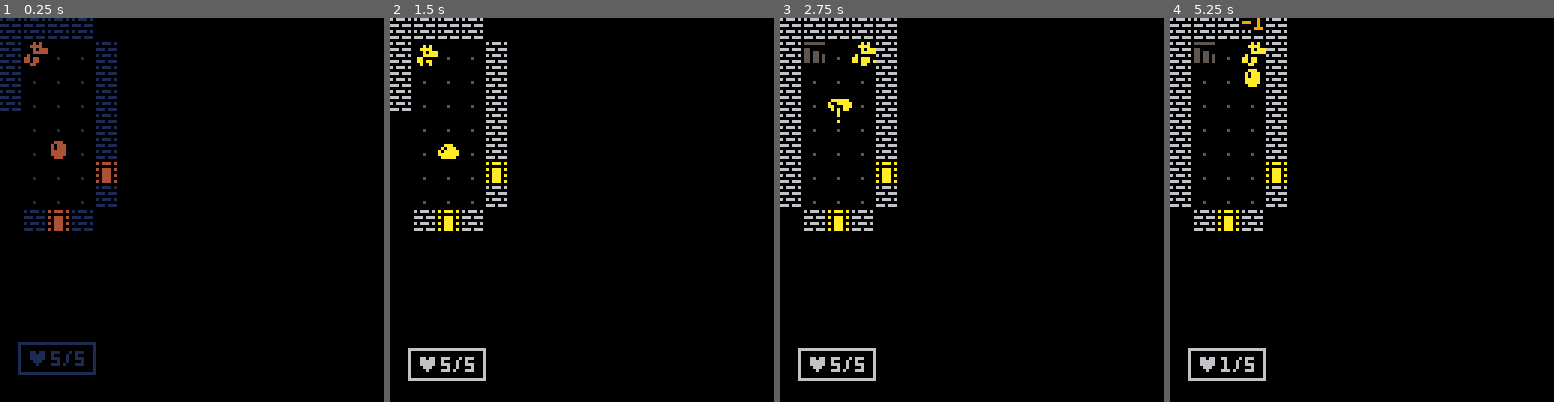
Above: before the commit, frames 1-4 (left to right).
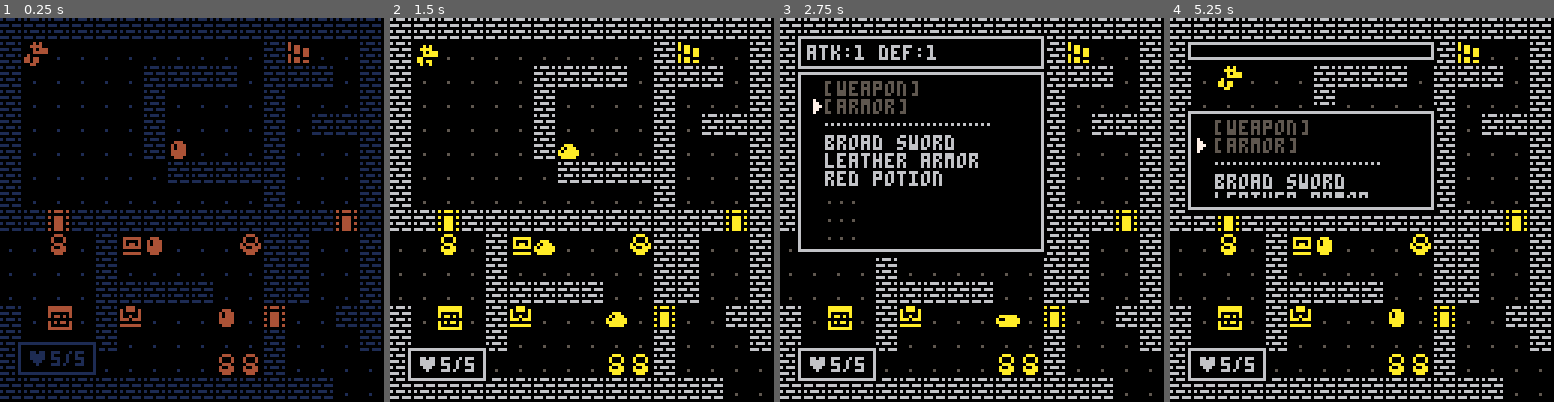
Above: after the commit, the same moments.

Repository: gabriel-jm/pico8-games
Game: PICO-8 cartridge porklike.p8
Same seed, same stepped clock (60 frames per second), same inputs: the game is played once before the commit and once after it.
Inputs:
- Up to frame 1 (0.25 s): no input
- Up to frame 2 (1.5 s): tap X (X key) at 0.33, 1.07 s; tap O (Z key) at 0.7 s
- Up to frame 3 (2.75 s): hold Right 1.6-2.1 s; tap O (Z key) at 1.7, 2.1, 2.5 s; tap X (X key) at 1.85 s; hold Up 2.15-2.42 s; hold Right from 2.47 s (still down)
- Up to frame 4 (5.25 s): tap O (Z key) every 0.4 s from 2.9 to 4.9 s; tap X (X key) at 2.97, 4.08, 5.2 s; release Right at 3.03 s; hold Left 3.08-3.58 s; hold Down 3.63-3.97 s; hold Right 4.02-4.68 s; hold Up 4.73-5.03 s; hold Left from 5.08 s (still down)

The runs differ from the first frame. In frame 1, 17% of the frame differs, in the area x 0-100%, y 0-100%; in frame 2, 17%; in frame 3, 19%; in frame 4, 19%.

Commit message:
porklike - lesson 21

Diff:
--- a/porklike.p8
+++ b/porklike.p8
@@ -16,6 +16,9 @@
 	mob_sprs=split"240,192"
 	mob_atk=split"1,1"
 	mob_hp=split"5,2"
+	mob_los=split"4,4"
+
+	item_name=split"broad sword,leather armor,red potion"
 
 	frames=0
 
@@ -40,19 +43,31 @@
 
 	btn_buffer=-1
 
+	--[[
+		inventory and equipments
+		inv size = 1 to 6
+	 eqp[1] = weapon
+	 eqp[2] = armor
+	]]
+	inv,eqp={},{}
+
 	-- monsters lists
 	mobs={}
 	dead_mobs={}
 
 	-- player
 	plyr=add_mob(1,1,1)
-	plyr_timer=0
-
-	add_mob(2,2,5)
-	add_mob(2,6,8)
-	add_mob(2,7,12)
-
-	window_list={}
+	anim_timer=0
+
+	add_mob(2,7,5)
+	add_mob(2,6,9)
+	add_mob(2,9,12)
+
+	take_item(1)
+	take_item(2)
+	take_item(3)
+
+	windows={}
 	talk_window=nil
 	hp_box=add_window(
 		5,5,28,13,{"♥5/5"}
@@ -62,7 +77,7 @@
 	floaters={}
 
 	-- fog map
-	fog=blank_map(1)
+	fog=blank_map()
 
 	_upd=update_game
 	_drw=draw_game
@@ -75,7 +90,7 @@
 function update_game()
 	if talk_window then
 		if get_btn()==5 then
-			talk_window.duration=0
+			talk_window.dur=0
 			talk_window=nil
 		end
 	else
@@ -86,28 +101,49 @@
 	end
 end
 
+function update_inv()
+	menu_action(inv_wind)
+	if btnp(❎) then
+		_upd=update_game
+		inv_wind.dur=0
+		stat_wind.dur=0
+	end
+end
+
+function menu_action(wnd)
+	if btnp(2) then
+		wnd.cursor=max(1,wnd.cursor-1)
+	elseif btnp(3) then
+		wnd.cursor=min(
+			#wnd.text,wnd.cursor+1
+		)
+	end
+end
+
 function update_player_turn()
 	do_btn_buff()
 
-	plyr_timer=min(
-		plyr_timer+0.125,
+	anim_timer=min(
+		anim_timer+0.125,
 		1
 	)
 
-	plyr:anim(plyr_timer)
-
-	if plyr_timer==1 then
+	plyr:anim()
+
+	if anim_timer==1 then
 		_upd=update_game
 
 		if (check_end()) do_ai()
+
+		calc_dist(plyr.x,plyr.y)
 	end
 end
 
 function update_ai_turn()
 	do_btn_buff()
 
-	plyr_timer=min(
-		plyr_timer+0.125,
+	anim_timer=min(
+		anim_timer+0.125,
 		1
 	)
 
@@ -115,11 +151,11 @@
 		if
 			mob!=plyr and mob.anim
 		then
-			mob:anim(plyr_timer)
+			mob:anim()
 		end
 	end)
 
-	if plyr_timer==1 then
+	if anim_timer==1 then
 		_upd=update_game
 		check_end()
 	end
@@ -155,9 +191,10 @@
 			dirs_x[btn_buffer+1],
 			dirs_y[btn_buffer+1]
 		)
-	end
-
-	-- menu button
+	elseif btn_buffer==5 then
+		-- menu button
+		show_inv()
+	end
 end
 -->8
 -- draws
@@ -180,12 +217,9 @@
 		end
 	)
 
-	for_each(mobs,function (m)
-		if (m==plyr) return
-		draw_mob(m)
-	end)
-
-	draw_mob(plyr)
+	for i=#mobs,1,-1 do
+		draw_mob(mobs[i])
+	end
 
 	for x=0,15 do
 		for y=0,15 do
@@ -195,13 +229,11 @@
 		end
 	end
 
-	for_each(floaters,
-		function (fl)
-			outline_print(
-				fl.txt,fl.x,fl.y,fl.clr,0
-			)
-		end
-	)
+	for_each(floaters,function(fl)
+		outline_print(
+			fl.txt,fl.x,fl.y,fl.clr,0
+		)
+	end)
 end
 
 function draw_gameover()
@@ -283,7 +315,7 @@
 	)
 	for j=1,15 do
 		col=j
-		kmax=flr((p+(j*1.46))/22)
+		kmax=flr((p+j*1.46)/22)
 		for k=1,kmax do
 			col=dpal[col]
 		end
@@ -327,6 +359,10 @@
 		end
 	end
 	return ret
+end
+
+function get_rnd(arr)
+	return arr[1+flr(rnd(#arr))]
 end
 -->8
 -- gameplay
@@ -349,19 +385,19 @@
 
 		local mob=get_mob(dest_x,dest_y)
 
-		if not mob then
+		if mob then
+			sfx(58)
+			hit_mob(plyr,mob)
+		else
 			if fget(tile,1) then
 				trigger_bump(
 					tile,dest_x,dest_y
 				)
 			end
-		else
-			sfx(58)
-			hit_mob(plyr,mob)
-		end
-	end
-
-	plyr_timer=0
+		end
+	end
+
+	anim_timer=0
 	_upd=update_player_turn
 
 	unfog()
@@ -384,7 +420,7 @@
 		mset(d_x,d_y,1)
 	elseif tile==6 then
 		-- stone tablet
-		show_msg({
+		show_talk({
 			"hello my dear friend",
 			"",
 			"this is porklike"
@@ -404,16 +440,21 @@
 	mode=mode or ""
 	if in_bounds(x,y) then
 		local tile=mget(x,y)
-		local no_wall=not fget(tile,0)
-
-		if
-			no_wall
-			and mode=="checkmobs"
-		then
-			return not get_mob(x,y)
-		end
-
-		return no_wall
+
+		if mode=="sight" then
+			return not fget(tile,2)
+		else
+			local no_wall=not fget(tile,0)
+
+			if
+				no_wall
+				and mode=="checkmobs"
+			then
+				return not get_mob(x,y)
+			end
+
+			return no_wall
+		end
 	end
 end
 
@@ -443,9 +484,10 @@
 function check_end()
 	if (plyr.hp>0) return true
 
-	window_list={}
+	windows={}
 	_upd=update_gameover
 	_drw=draw_gameover
+	reload(0x2000,0x2000,0x1000)
 	fadeout(0.02)
 end
 
@@ -457,22 +499,18 @@
 	end
 
 	if x1<x2 then
-		sx=1
-		dx=x2-x1
+		sx,dx=1,x2-x1
 	else
-		sx=-1
-		dx=x1-x2
+		sx,dx=-1,x1-x2
 	end
 
 	if y1<y2 then
-		sy=1
-		dy=y2-y1
+		sy,dy=1,y2-y1
 	else
-		sy=-1
-		dy=y1-y2
-	end
-
-	local err,e2=dx-dy,nil
+		sy,dy=-1,y1-y2
+	end
+
+	local err,e2=dx-dy
 
 	while not(x1==x2 and y1==y2) do
 		if
@@ -482,30 +520,90 @@
 			)
 		then return false end
 
-		frst=false
-		e2=err+err
+		e2,frst=err+err
 
 		if e2>-dy then
-			err=err-dy
-			x1=x1+sx
+			err-=dy
+			x1+=sx
 		end
 
 		if e2<dx then
-			err=err+dx
-			y1=y1+sy
+			err+=dx
+			y1+=sy
 		end
 	end
 	return true
 end
 
 function unfog()
+	local px,py=plyr.x,plyr.y
+
 	for x=0,15 do
 		for y=0,15 do
-			if los(plyr.x,plyr.y,x,y) then
-				fog[x][y]=0
-			end
-		end
-	end
+			if
+				fog[x][y]==1
+				and dist(px,py,x,y)<=plyr.los
+				and los(px,py,x,y)
+			then
+				unfog_tile(x,y)
+			end
+		end
+	end
+end
+
+function unfog_tile(x,y)
+	fog[x][y]=0
+	if
+		is_walkable(x,y,"sight")
+	then
+		for i=1,4 do
+			--local dx,dy=dirs_x[i],dirs_y[i]
+			local t_x,t_y=x+dirs_x[i],
+				y+dirs_y[i]
+
+			if
+				in_bounds(t_x,t_y)
+				and not is_walkable(
+					t_x,t_y,"sight"
+				)
+			then
+				fog[t_x][t_y]=0
+			end
+		end
+	end
+end
+
+function calc_dist(tx,ty)
+	local candits,step={},0
+
+	dist_map=blank_map(-1)
+	add(candits,{x=tx,y=ty})
+
+	dist_map[tx][ty]=0
+
+	repeat
+		step+=1
+		local cand_new={}
+		for_each(candits,function(c)
+			for d=1,4 do
+				local dx=c.x+dirs_x[d]
+				local dy=c.y+dirs_y[d]
+
+				if
+					in_bounds(dx,dy)
+					and dist_map[dx][dy]==-1
+				then
+					dist_map[dx][dy]=step
+					if is_walkable(dx,dy) then
+						add(cand_new,{x=dx,y=dy})
+					end
+				end
+
+			end
+		end)
+
+		candits=cand_new
+	until #candits==0
 end
 -->8
 -- ui
@@ -513,7 +611,7 @@
 function add_window(
 	x,y,width,height,txt
 )
-	return add(window_list,{
+	return add(windows,{
 		x=x,
 		y=y,
 		width=width,
@@ -523,8 +621,8 @@
 end
 
 function draw_windows()
-	for_each(window_list,
-		function (w)
+	for_each(windows,
+		function(w)
 			local w_x,w_y,w_w,w_h=
 				w.x,w.y,w.width,w.height
 
@@ -532,22 +630,38 @@
 				w_x,w_y,w_w,w_h,0
 			)
 			rect(
-				w_x+1,w_y+1,
-				w_x+w_w-2,
-				w_y+w_h-2,
-				6
+				w_x+1,w_y+1,w_x+w_w-2,
+				w_y+w_h-2,6
 			)
 
 			w_x+=4
 			w_y+=4
 
 			clip(w_x,w_y,w_w-8,w_h-8)
-			for_each(w.text,
-				function (txt)
-					print(txt,w_x,w_y,6)
-					w_y+=6
+
+			if w.cursor then
+				w_x+=6
+			end
+
+			for i=1,#w.text do
+				local txt,clr=w.text[i],6
+
+				if w.col and w.col[i] then
+					clr=w.col[i]
 				end
-			)
+
+				print(txt,w_x,w_y,clr)
+
+				if i==w.cursor then
+					spr(
+						255,w_x-4.1+sin(time()),
+						w_y
+					)
+				end
+
+				w_y+=6
+			end
+
 			clip()
 
 			if w.dur then
@@ -559,7 +673,7 @@
 					w.height-=diff
 
 					if w_h<3 then
-						del(window_list,w)
+						del(windows,w)
 					end
 				end
 			else
@@ -584,7 +698,7 @@
 	wind.dur=dur
 end
 
-function show_msg(txt)
+function show_talk(txt)
 	talk_window=add_window(
 		16,50,94,#txt*6+7,txt
 	)
@@ -625,8 +739,50 @@
 	end
 	hp_box.y+=(y-hp_box.y)/5
 end
+
+function show_inv()
+	local txt,col={},{}
+
+	for i=1,2 do
+		local item,eqtxt=eqp[i]
+		if item then
+			eqtxt=item_name[item]
+			add(col,6)
+		else
+			eqtxt=i==1
+				and "[weapon]"
+				or "[armor]"
+			add(col,5)
+		end
+		add(txt,eqtxt)
+	end
+
+	add(txt,"…………………")
+	add(col,6)
+
+	for i=1,6 do
+		local item=inv[i]
+		add(txt,item
+			and item_name[item]
+			or "..."
+		)
+		add(col,item and 6 or 5)
+	end
+
+	inv_wind=add_window(
+		5,17,84,62,txt
+	)
+	inv_wind.cursor=3
+	inv_wind.col=col
+
+	stat_wind=add_window(
+		5,5,84,13,{"atk:1 def:1"}
+	)
+
+	_upd=update_inv
+end
 -->8
--- monsters
+-- monsters and items
 
 function add_mob(typ,x,y)
 	return add(mobs,{
@@ -640,6 +796,7 @@
 		hp=mob_hp[typ],
 		max_hp=mob_hp[typ],
 		atk=mob_atk[typ],
+		los=mob_los[typ],
 		task=ai_wait
 	})
 end
@@ -664,25 +821,19 @@
 end
 
 function mob_flip(mob,d_x)
-	if d_x<0 then
-		mob.flipped=true
-	elseif d_x>0 then
-		mob.flipped=false
-	end
-end
-
-
-function walk_anim(
-	self,anim_timer
-)
+	mob.flipped=d_x==0
+		and mob.flipped
+		or d_x<0
+end
+
+
+function walk_anim(self)
 	local t=1-anim_timer
 	self.ox=self.sox*t
 	self.oy=self.soy*t
 end
 
-function bump_anim(
-	self,anim_timer
-)
+function bump_anim(self)
 	local t=anim_timer>0.5
 		and 1-anim_timer
 		or anim_timer
@@ -702,14 +853,12 @@
 
 	if moving then
 		_upd=update_ai_turn
-		plyr_timer=0
+		anim_timer=0
 	end
 end
 
 function ai_wait(m)
-	if los(
-		m.x,m.y,plyr.x,plyr.y
-	) then
+	if can_see(m,plyr)	then
 		-- aggro
 		m.task=ai_attack
 		m.tx,m.ty=plyr.x,plyr.y
@@ -735,9 +884,7 @@
 		return true
 	else
 		-- move to player
-		if los(
-			m.x,m.y,plyr.x,plyr.y
-		) then
+		if can_see(m,plyr) then
 			m.tx,m.ty=plyr.x,plyr.y
 		end
 
@@ -748,7 +895,11 @@
 				"?",m.x*8+2,m.y*8,10
 			)
 		else
-			local best_dst,b_x,b_y=99,0,0
+			local best_dst=99
+			local best_cand={}
+
+			calc_dist(m.tx,m.ty)
+
 			for i=1,4 do
 				local dx,dy=dirs_x[i],dirs_y[i]
 				local t_x,t_y=m.x+dx,m.y+dy
@@ -756,18 +907,51 @@
 				if is_walkable(
 					t_x,t_y,"checkmobs"
 				) then
-					local dst=dist(
-						t_x,t_y,m.tx,m.ty
-					)
+					local dst=dist_map[t_x][t_y]
 
 					if dst<best_dst then
-						best_dst,b_x,b_y=dst,dx,dy
+						best_cand={}
+						best_dst=dst
+					end
+
+					if dst==best_dst then
+						add(best_cand,{x=dx,y=dy})
 					end
 				end
 			end
 
-			mob_walk(m,b_x,b_y)
-			return true
+			if #best_cand>0 then
+				local c=get_rnd(best_cand)
+				mob_walk(m,c.x,c.y)
+				return true
+			end
+		end
+	end
+end
+
+function can_see(m1,m2)
+	return dist(
+		m1.x,m1.y,m2.x,m2.y
+	)<=m1.los
+	and los(m1.x,m1.y,m2.x,m2.y)
+end
+
+-- items
+
+function take_item(item_id)
+	local slot=has_inv_slot()
+
+	if (not slot) return
+
+	inv[slot]=item_id
+
+	return true
+end
+
+function has_inv_slot()
+	for i=1,6 do
+		if not inv[i] then
+			return i
 		end
 	end
 end
@@ -892,31 +1076,31 @@
 00000000000000000000000000000000000000000000000000000000000000000000000000000000000000000000000000000000000000000000000000000000
 00000000000000000000000000000000000000000000000000000000000000000000000000000000000000000000000000000000000000000000000000000000
 00000000000000000000000000000000000000000000000000000000000000000000000000000000000000000000000000000000000000000000000000000000
-00000000000606000000000000060600000000000000000000000000000000000000000000000000000000000000000000000000000000000000000000000000
-00060600006666000006060000666600000000000000000000000000000000000000000000000000000000000000000000000000000000000000000000000000
-00666600000606660066660000060666000000000000000000000000000000000000000000000000000000000000000000000000000000000000000000000000
-00060666000666660006066600066666000000000000000000000000000000000000000000000000000000000000000000000000000000000000000000000000
-06066666060000000006666606000000000000000000000000000000000000000000000000000000000000000000000000000000000000000000000000000000
+00000000000606000000000000060600000000000000000000000000000000000000000000000000000000000000000000000000000000000000000070000000
+00060600006666000006060000666600000000000000000000000000000000000000000000000000000000000000000000000000000000000000000077000000
+00666600000606660066660000060666000000000000000000000000000000000000000000000000000000000000000000000000000000000000000077700000
+00060666000666660006066600066666000000000000000000000000000000000000000000000000000000000000000000000000000000000000000077000000
+06066666060000000006666606000000000000000000000000000000000000000000000000000000000000000000000000000000000000000000000070000000
 66000000660660000660000066066600000000000000000000000000000000000000000000000000000000000000000000000000000000000000000000000000
 66066606660660000660660066066606000000000000000000000000000000000000000000000000000000000000000000000000000000000000000000000000
 00600600006600000060060000066000000000000000000000000000000000000000000000000000000000000000000000000000000000000000000000000000
 __gff__
-0000010000000303030103010303020000000000000000000000000000000000000000000000000000000000000000000000000000000000000000000000000000000000000000000000000000000000000000000000000000000000000000000000000000000000000000000000000000000000000000000000000000000000
+0000050000000303030103010307020000000000000000000000000000000000000000000000000000000000000000000000000000000000000000000000000000000000000000000000000000000000000000000000000000000000000000000000000000000000000000000000000000000000000000000000000000000000
 0000000000000000000000000000000000000000000000000000000000000000000000000000000000000000000000000000000000000000000000000000000000000000000000000000000000000000000000000000000000000000000000000000000000000000000000000000000000000000000000000000000000000000
 __map__
-0202020202020202010202020202020200000000000000000000000000000000000000000000000000000000000000000000000000000000000000000000000000000000000000000000000000000000000000000000000000000000000000000000000000000000000000000000000000000000000000000000000000000000
-020f010102080802010101020e01010200000000000000000000000000000000000000000000000000000000000000000000000000000000000000000000000000000000000000000000000000000000000000000000000000000000000000000000000000000000000000000000000000000000000000000000000000000000
-0201010102070702010a01020202010200000000000000000000000000000000000000000000000000000000000000000000000000000000000000000000000000000000000000000000000000000000000000000000000000000000000000000000000000000000000000000000000000000000000000000000000000000000
-0201010102070802010101020101010200000000000000000000000000000000000000000000000000000000000000000000000000000000000000000000000000000000000000000000000000000000000000000000000000000000000000000000000000000000000000000000000000000000000000000000000000000000
-0201010102010702010101020102020200000000000000000000000000000000000000000000000000000000000000000000000000000000000000000000000000000000000000000000000000000000000000000000000000000000000000000000000000000000000000000000000000000000000000000000000000000000
-02010101020101020d0202020101010200000000000000000000000000000000000000000000000000000000000000000000000000000000000000000000000000000000000000000000000000000000000000000000000000000000000000000000000000000000000000000000000000000000000000000000000000000000
-020101010d010101010101020101010200000000000000000000000000000000000000000000000000000000000000000000000000000000000000000000000000000000000000000000000000000000000000000000000000000000000000000000000000000000000000000000000000000000000000000000000000000000
-0201010102010101010101020101010200000000000000000000000000000000000000000000000000000000000000000000000000000000000000000000000000000000000000000000000000000000000000000000000000000000000000000000000000000000000000000000000000000000000000000000000000000000
-02020d02020101020101070202020d0200000000000000000000000000000000000000000000000000000000000000000000000000000000000000000000000000000000000000000000000000000000000000000000000000000000000000000000000000000000000000000000000000000000000000000000000000000000
-0101010102010102010108020201010200000000000000000000000000000000000000000000000000000000000000000000000000000000000000000000000000000000000000000000000000000000000000000000000000000000000000000000000000000000000000000000000000000000000000000000000000000000
-0101010102020202010202020201010200000000000000000000000000000000000000000000000000000000000000000000000000000000000000000000000000000000000000000000000000000000000000000000000000000000000000000000000000000000000000000000000000000000000000000000000000000000
-01010101020c0101010101020201010200000000000000000000000000000000000000000000000000000000000000000000000000000000000000000000000000000000000000000000000000000000000000000000000000000000000000000000000000000000000000000000000000000000000000000000000000000000
-02010601020101010101010d0101020200000000000000000000000000000000000000000000000000000000000000000000000000000000000000000000000000000000000000000000000000000000000000000000000000000000000000000000000000000000000000000000000000000000000000000000000000000000
+0202020202020202020202020202020200000000000000000000000000000000000000000000000000000000000000000000000000000000000000000000000000000000000000000000000000000000000000000000000000000000000000000000000000000000000000000000000000000000000000000000000000000000
+020f010101010101010101020e01010200000000000000000000000000000000000000000000000000000000000000000000000000000000000000000000000000000000000000000000000000000000000000000000000000000000000000000000000000000000000000000000000000000000000000000000000000000000
+0201010101010202020201020202010200000000000000000000000000000000000000000000000000000000000000000000000000000000000000000000000000000000000000000000000000000000000000000000000000000000000000000000000000000000000000000000000000000000000000000000000000000000
+0201010101010201010101020101010200000000000000000000000000000000000000000000000000000000000000000000000000000000000000000000000000000000000000000000000000000000000000000000000000000000000000000000000000000000000000000000000000000000000000000000000000000000
+0201010101010201010101020102020200000000000000000000000000000000000000000000000000000000000000000000000000000000000000000000000000000000000000000000000000000000000000000000000000000000000000000000000000000000000000000000000000000000000000000000000000000000
+0201010101010201010101020101010200000000000000000000000000000000000000000000000000000000000000000000000000000000000000000000000000000000000000000000000000000000000000000000000000000000000000000000000000000000000000000000000000000000000000000000000000000000
+0201010101010102020202020101010200000000000000000000000000000000000000000000000000000000000000000000000000000000000000000000000000000000000000000000000000000000000000000000000000000000000000000000000000000000000000000000000000000000000000000000000000000000
+0201010101010101010101020101010200000000000000000000000000000000000000000000000000000000000000000000000000000000000000000000000000000000000000000000000000000000000000000000000000000000000000000000000000000000000000000000000000000000000000000000000000000000
+02020d02020202020202020202020d0200000000000000000000000000000000000000000000000000000000000000000000000000000000000000000000000000000000000000000000000000000000000000000000000000000000000000000000000000000000000000000000000000000000000000000000000000000000
+01010701020a0101010108020201010200000000000000000000000000000000000000000000000000000000000000000000000000000000000000000000000000000000000000000000000000000000000000000000000000000000000000000000000000000000000000000000000000000000000000000000000000000000
+0101010102010101010101020201010200000000000000000000000000000000000000000000000000000000000000000000000000000000000000000000000000000000000000000000000000000000000000000000000000000000000000000000000000000000000000000000000000000000000000000000000000000000
+0101010102020202020101020201010200000000000000000000000000000000000000000000000000000000000000000000000000000000000000000000000000000000000000000000000000000000000000000000000000000000000000000000000000000000000000000000000000000000000000000000000000000000
+02010601020c01010101010d0101020200000000000000000000000000000000000000000000000000000000000000000000000000000000000000000000000000000000000000000000000000000000000000000000000000000000000000000000000000000000000000000000000000000000000000000000000000000000
 0201010102010101010101020101010200000000000000000000000000000000000000000000000000000000000000000000000000000000000000000000000000000000000000000000000000000000000000000000000000000000000000000000000000000000000000000000000000000000000000000000000000000000
 0201010101010101010707020101010100000000000000000000000000000000000000000000000000000000000000000000000000000000000000000000000000000000000000000000000000000000000000000000000000000000000000000000000000000000000000000000000000000000000000000000000000000000
 0202020202020202020202020202010100000000000000000000000000000000000000000000000000000000000000000000000000000000000000000000000000000000000000000000000000000000000000000000000000000000000000000000000000000000000000000000000000000000000000000000000000000000
